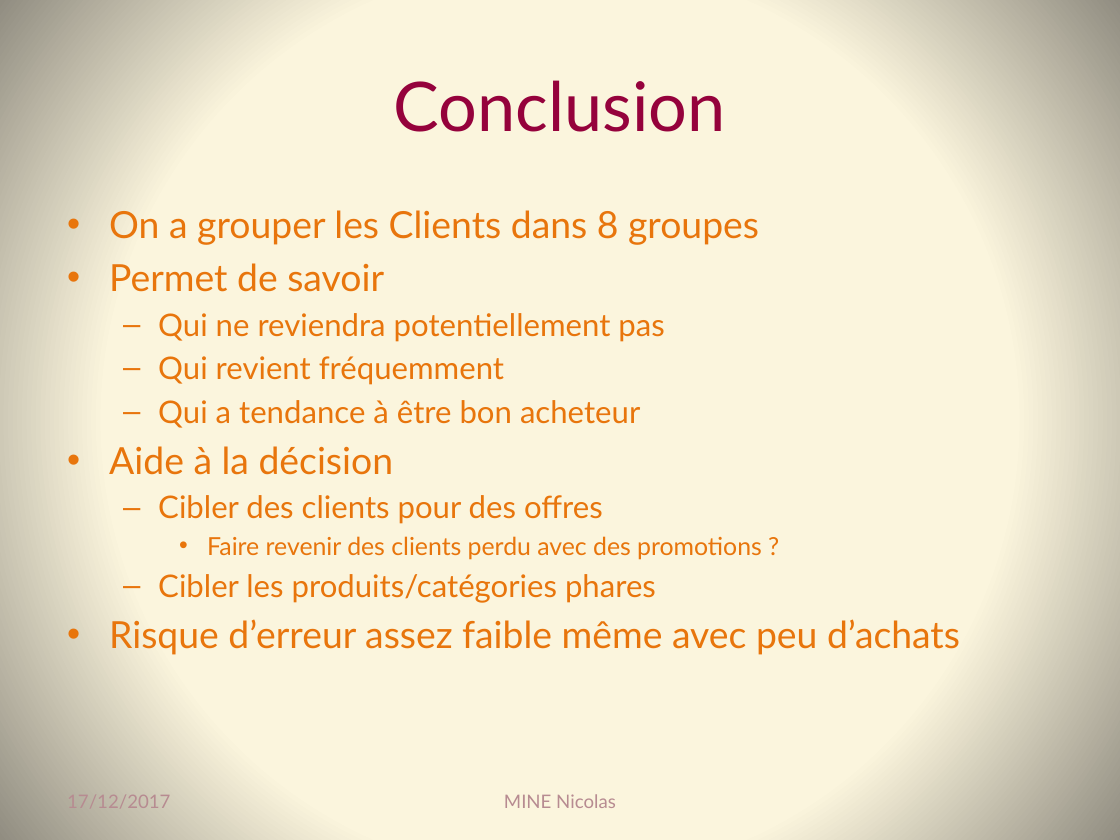
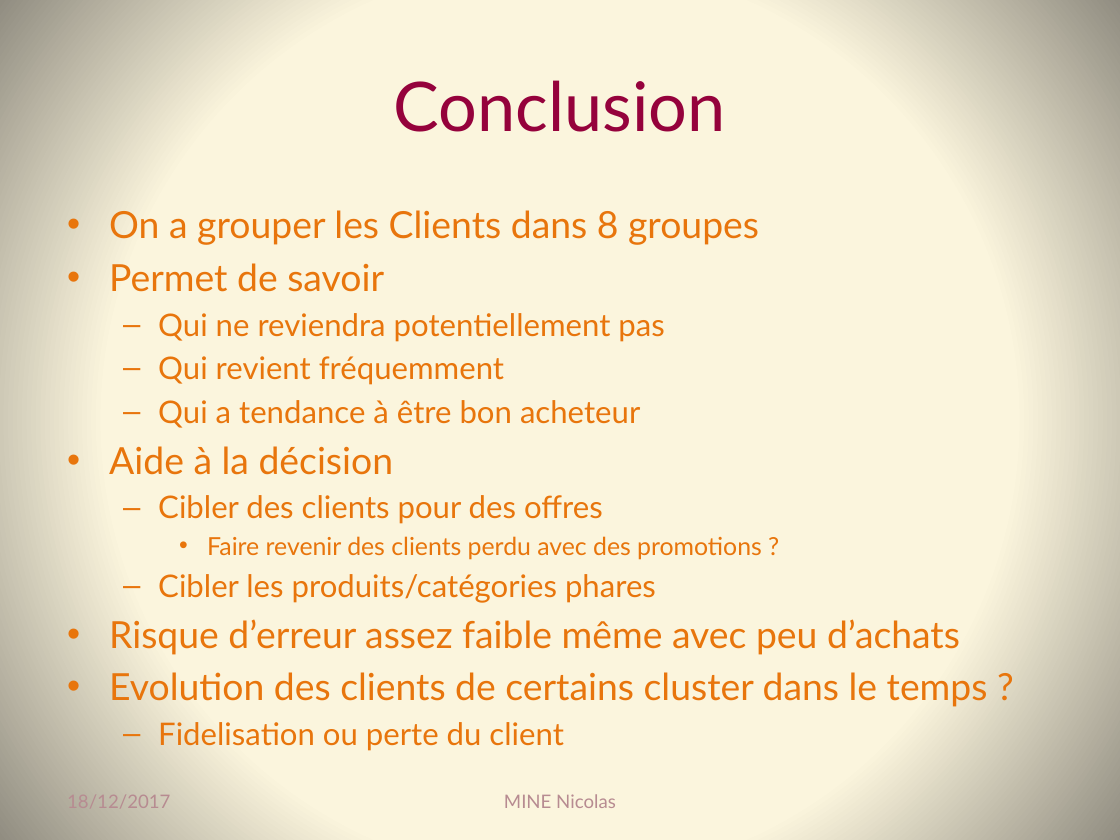
Before and after one commit to Coni63/OC_DS, a slide deck: slide 26 of P5/Presentation_projet_5.pptx. Drawn at 1120x840 pixels with LibreOffice and Linux fonts; fonts in the diff are those of the drawing. Boxes give left, top, right and bottom in pixels: in the first picture for what was removed or moved away, otherwise in the second. Text is boxed around its words. In the diff, an @@ line names an element or a change of style, - is before the commit and + after.

```diff
--- a/P5/Presentation_projet_5.pptx
+++ b/P5/Presentation_projet_5.pptx
@@ text at <box>109,672,988,751</box>: paragraphs added @@
+• Evolution des clients de certains cluster dans le temps ?
+  – Fidelisation ou perte du client
@@ text at <box>67,795,170,808</box>: text changed @@
-17/12/2017
+18/12/2017
```
Also in this commit, not shown: 25 other slides changed.
